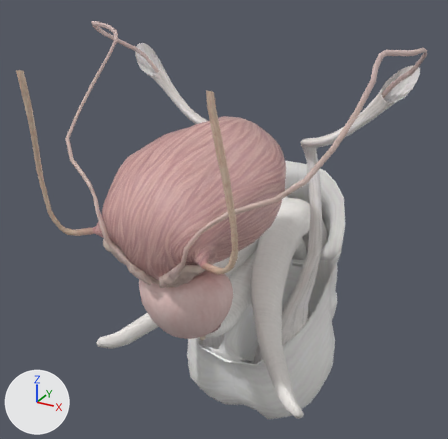
Renders of the FBX model Assets/Assets/male_urinary_system.fbx from each side of a commit.
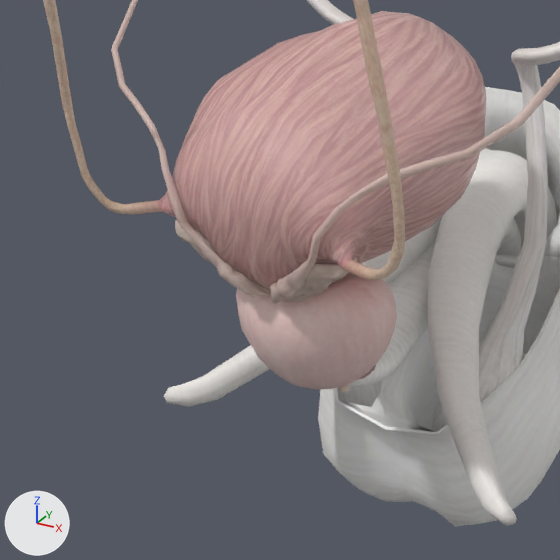
Each version is shown whole from a camera (50 mm lens) standing at (0.464, -0.651, 0.439) and looking at (-0.053, 0.289, -0.032), then close up on the part from 0% to 73% of the width and 25% to 100% of the height. Lighting does not change. The marker at lower left points along +X, +Y and +Z. The last two pictures show the newer version. Where no turn or scale is listed for an object, it has been applied to the vertices.

Names of what the first close-up shows: 'Bladder__L_half_Male_300050', 'Bladder__R_half_Male_300051', 'Buck_s_fascia__lower__Male_300073', 'Buck_s_fascia__upper__Male_300072', 'Dartos_fascia_Male_300071', 'Dartos_fascia_Male_300071.002', 'Detrusor_muscle__L_half_Male_300067', 'Detrusor_muscle__R_half_Male_300068', 'Prostatic_capsule__L_Male_300085', 'Prostatic_capsule__R_Male_300086', 'Spermatic_fascia__R_Male_300698', 'Ureter__R_Male_001554' and 7 more.
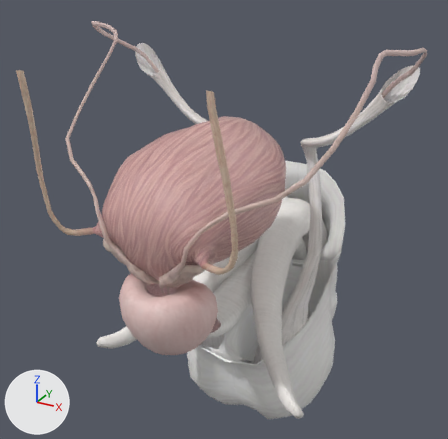
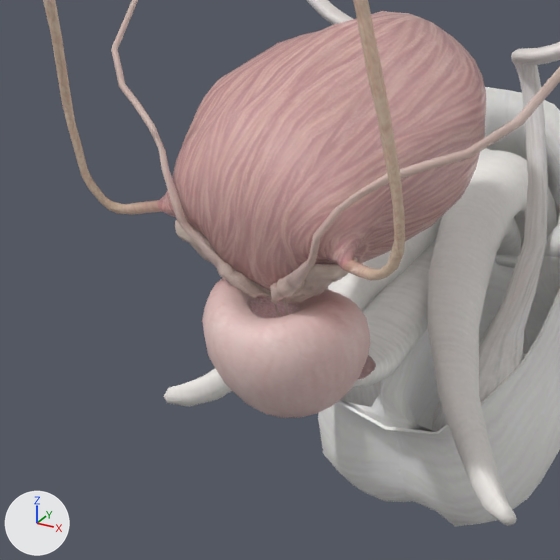
Location of each change, [x1, y1, x2, y2] in pixels of the close-ups (560 x 560 px):
```json
{"object": "Prostatic_capsule__R_Male_300086", "change": "moved", "before": [272, 273, 397, 390], "after": [239, 289, 370, 418]}
{"object": "Prostatic_capsule__L_Male_300085", "change": "moved", "before": [236, 264, 295, 385], "after": [202, 278, 289, 412]}
```

The change, as JSON lines over the scene's bpy script:
```json
{"op": "set", "path": "ob_prostatic_capsule__l_male_300085.location", "old": "(-0.026, 0.079, -0.078)", "new": "(-0.026, 0.03, -0.078)"}
{"op": "set", "path": "ob_prostatic_capsule__r_male_300086.location", "old": "(0.026, 0.079, -0.078)", "new": "(0.026, 0.03, -0.078)"}
```
